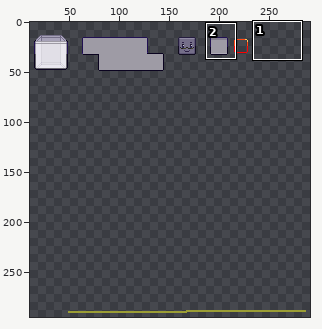
Pixel-art file: My project/Assets/sprites/UIs.aseprite. The first picture is a wide view before the edit; the outline marks the close-up.
Close-up. As it was:
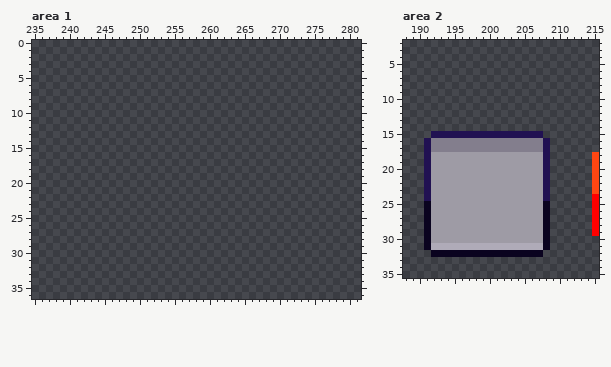
300x300 pixels, 1 frame. Shown: area 1: x 235..281, y 0..36; area 2: x 188..215, y 2..35. The wide view leaves out empty margins.
The same view after the edit:
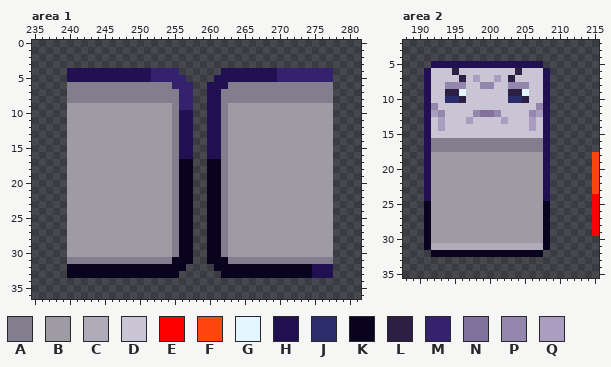
Palette (. is transparent): A #837e8d  B #9e9ba5  C #afabb8  D #c9c5d4  E #ff0000  F #ff4612  G #e3f6ff  H #211152  J #2b2d6a  K #0a031f  L #2b1f43  M #35226e  N #80719d  P #9487ad  Q #a99dc0
Diff:
Changed rows in their new state; - is an unchanged pixel.
Area 1:
first column x 240:
 4 HHHHHHHHHHHHMMMM------HHHHHHHHMMMMMMMM
 5 HHHHHHHHHHHHMMMMM----HHHHHHHHHMMMMMMMM
 6 AAAAAAAAAAAAAAAMMM--HHHAAAAAAAAAAAAAAA
 7 AAAAAAAAAAAAAAAAMM--HHAAAAAAAAAAAAAAAA
 8 AAAAAAAAAAAAAAAAMM--HHAAAAAAAAAAAAAAAA
 9 BBBBBBBBBBBBBBBAMM--HHABBBBBBBBBBBBBBB
10 BBBBBBBBBBBBBBBAHH--HHABBBBBBBBBBBBBBB
11 BBBBBBBBBBBBBBBAHH--HHABBBBBBBBBBBBBBB
12 BBBBBBBBBBBBBBBAHH--HHABBBBBBBBBBBBBBB
13 BBBBBBBBBBBBBBBAHH--HHABBBBBBBBBBBBBBB
14 BBBBBBBBBBBBBBBAHH--HHABBBBBBBBBBBBBBB
15 BBBBBBBBBBBBBBBAHH--HHABBBBBBBBBBBBBBB
16 BBBBBBBBBBBBBBBAHH--HHABBBBBBBBBBBBBBB
17 BBBBBBBBBBBBBBBAKK--KKABBBBBBBBBBBBBBB
18 BBBBBBBBBBBBBBBAKK--KKABBBBBBBBBBBBBBB
19 BBBBBBBBBBBBBBBAKK--KKABBBBBBBBBBBBBBB
20 BBBBBBBBBBBBBBBAKK--KKABBBBBBBBBBBBBBB
21 BBBBBBBBBBBBBBBAKK--KKABBBBBBBBBBBBBBB
22 BBBBBBBBBBBBBBBAKK--KKABBBBBBBBBBBBBBB
23 BBBBBBBBBBBBBBBAKK--KKABBBBBBBBBBBBBBB
24 BBBBBBBBBBBBBBBAKK--KKABBBBBBBBBBBBBBB
25 BBBBBBBBBBBBBBBAKK--KKABBBBBBBBBBBBBBB
26 BBBBBBBBBBBBBBBAKK--KKABBBBBBBBBBBBBBB
27 BBBBBBBBBBBBBBBAKK--KKABBBBBBBBBBBBBBB
28 BBBBBBBBBBBBBBBAKK--KKABBBBBBBBBBBBBBB
29 BBBBBBBBBBBBBBBAKK--KKABBBBBBBBBBBBBBB
30 BBBBBBBBBBBBBBBAKK--KKABBBBBBBBBBBBBBB
31 AAAAAAAAAAAAAAAKKK--KKKAAAAAAAAAAAAAAA
32 KKKKKKKKKKKKKKKKK----KKKKKKKKKKKKKKHHH
33 KKKKKKKKKKKKKKKK------KKKKKKKKKKKKKHHH
Area 2:
first column x 191:
 5 -HHHHHHHHHHHHHHHH-
 6 HDDDLDDDDDDDDLDDDH
 7 HDDDDLDQDDQDLDDDDH
 8 HDDPPPDDPPDDPPPDDH
 9 HDDLLGDDDDDDLLGDDH
10 HDDJJLDDDDDDJJLDDH
11 HPDDDDDDDDDDDDDDPH
12 HQPDDDDPNNPDDDDPQH
13 HDQDDDQDDDDQDDDQDH
14 HDQDDDDDDDDDDDDQDH
15 HDDDDDDDDDDDDDDDDH
Changed places in both close-ups, as pixel boxes (x1, y1, x2, y2):
added: (67, 68, 333, 278)
changed: (424, 61, 550, 138)
